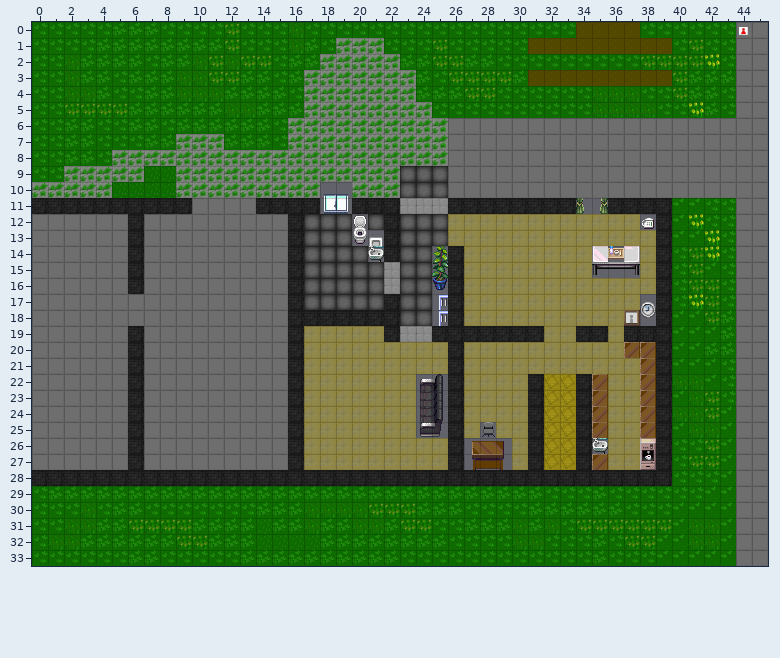
A Tiled map (JSON) gets an edit: maps/map-trierweiler.json. Above: the version before the commit.
Cells are 32x32 px. Shown: x 0..45, y 0..33.
After the commit:
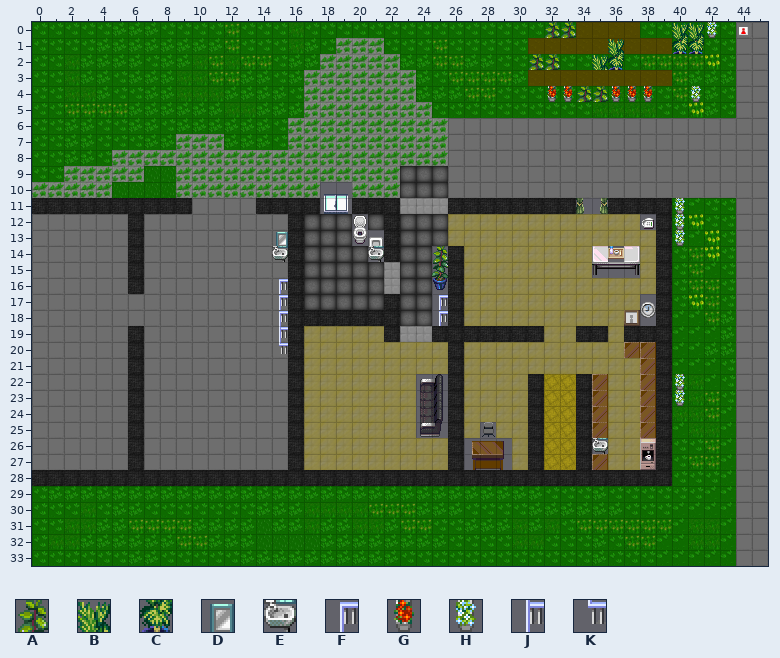
Key: from "office_1": A 164, B 181, C 197, D 200, E 216, F 217, G 229, H 230, J 233, K 249.
_ is an empty cell, . an unchanged one.
Tiles of an added or newly shown layer are drawn over the layers below it.
Edits made:
--- layer "interior" (added)
@@ x 31..42 @@
- 0 .__......___
- 1 ....._...__.
- 2 __..__......
+ 0 .AA......BBH
+ 1 .....B...CC.
+ 2 AA..BC......
@@ x 32..41 @@
- 4 _______.._
+ 4 GGAAGGG..H
@@ x 15..40 @@
-11 ........................._
-12 ........................._
-13 _........................_
-14 _.........................
+11 .........................H
+12 .........................H
+13 D........................H
+14 E.........................
@@ x 15..15 @@
-16 _
-17 _
-18 _
-19 _
-20 _
+16 F
+17 F
+18 F
+19 J
+20 K
@@ x 40..40 @@
-22 _
-23 _
+22 H
+23 H
